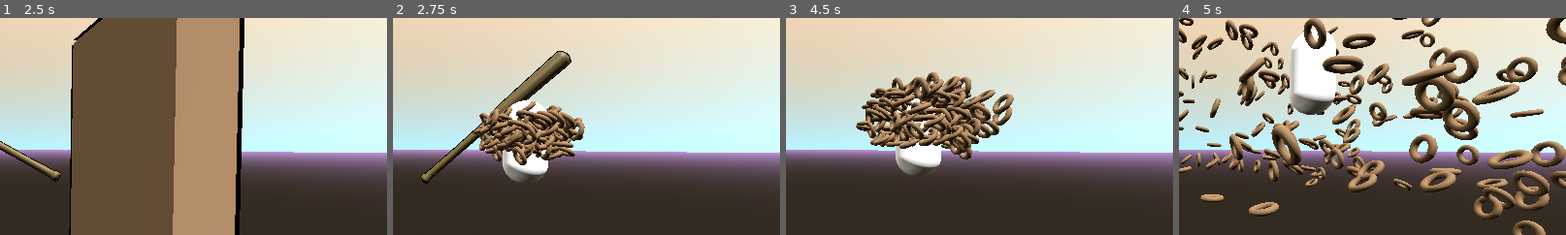
Above: before the commit, frames 1-4 (left to right).
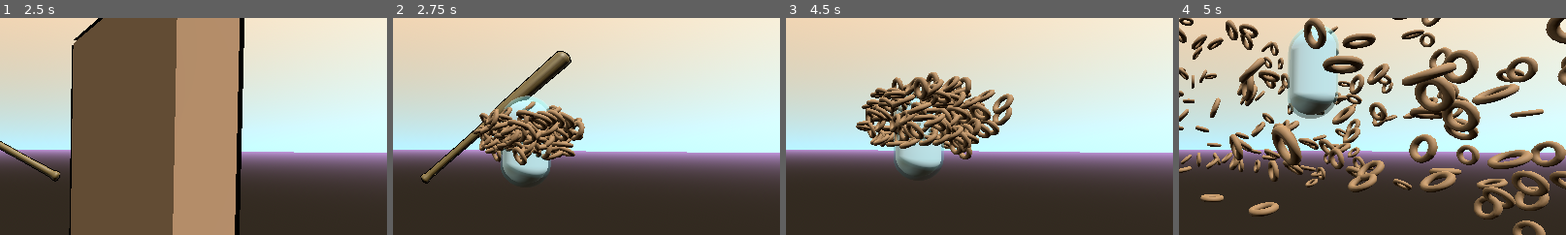
Above: after the commit, the same moments.

Repository: apet2929/NoviceJam2
Game: Godot game, scene res://game.tscn
Two runs of this game, one before a commit and one after it. Both use one fixed random seed, a clock stepped at 60 frames per second and the inputs below.
Inputs:
- Up to frame 1 (2.5 s): click "Skip" at 0.5 s; click "Skip" at 1.25 s; click "Buy" at 2 s
- Up to frame 2 (2.75 s): no input
- Up to frame 3 (4.5 s): click "Next" at 2.75 s; click "Buy" at 3.5 s
- Up to frame 4 (5 s): no input
The pictures show only the part of the screen within x 50-100%, y 19-69%; the shares and areas given below are measured in that part.

Frame 1 is identical in both runs. In frame 2, 1.7% of the frame differs, in the area x 27-41%, y 35-76%; in frame 3, 1.6%; in frame 4, 4.0%, in the area x 28-42%, y 3-47%.

Commit message:
Better rarities

Diff:
--- a/assets/rarities/legendary.tres
+++ b/assets/rarities/legendary.tres
@@ -1,9 +1,6 @@
-[gd_resource type="ShaderMaterial" load_steps=2 format=3 uid="uid://rtucc3yx2phj"]
-
-[ext_resource type="Shader" uid="uid://bkas03p74nld" path="res://assets/rarities/rarity.gdshader" id="1_62gbb"]
+[gd_resource type="StandardMaterial3D" format=3 uid="uid://begxdphgfx6yr"]
 
 [resource]
-render_priority = 0
-shader = ExtResource("1_62gbb")
-shader_parameter/aura_padding = 0.5
-shader_parameter/aura_color = Color(0.528605, 0.379421, 0.190192, 1)
+transparency = 1
+albedo_color = Color(0.543, 0.512, 0.307, 0.619)
+roughness = 0.0
--- a/assets/rarities/rare.tres
+++ b/assets/rarities/rare.tres
@@ -1,9 +1,6 @@
-[gd_resource type="ShaderMaterial" load_steps=2 format=3 uid="uid://criatcvs5kt3d"]
-
-[ext_resource type="Shader" uid="uid://bkas03p74nld" path="res://assets/rarities/rarity.gdshader" id="1_j1b66"]
+[gd_resource type="StandardMaterial3D" format=3 uid="uid://cch26uobmq6y6"]
 
 [resource]
-render_priority = 0
-shader = ExtResource("1_j1b66")
-shader_parameter/aura_padding = 0.365
-shader_parameter/aura_color = Color(0.19505, 0.461893, 0.453515, 1)
+transparency = 1
+albedo_color = Color(0.294, 0.576, 0.61, 0.453)
+roughness = 0.0
--- a/assets/rarities/rarity.gdshader
+++ b/assets/rarities/rarity.gdshader
@@ -33,7 +33,7 @@
 	float grow_amount = sum_of_sines(theta);
 
 
-	VERTEX += (aura_padding + grow_amount) * NORMAL;
+	VERTEX += (aura_padding + grow_amount) * normalize((NORMAL + BINORMAL));
 }
 
 float circle(vec2 uv){
--- a/assets/rarities/uncommon.tres
+++ b/assets/rarities/uncommon.tres
@@ -1,9 +1,6 @@
-[gd_resource type="ShaderMaterial" load_steps=2 format=3 uid="uid://gk5mbn4vmidi"]
-
-[ext_resource type="Shader" uid="uid://bkas03p74nld" path="res://assets/rarities/rarity.gdshader" id="1_o3h82"]
+[gd_resource type="StandardMaterial3D" format=3 uid="uid://culr3i5bmnbeb"]
 
 [resource]
-render_priority = 0
-shader = ExtResource("1_o3h82")
-shader_parameter/aura_padding = 0.235
-shader_parameter/aura_color = Color(0.325447, 0.449223, 0.338101, 1)
+transparency = 1
+albedo_color = Color(0.408, 0.579, 0.377, 0.287)
+roughness = 0.0
--- a/box.gd
+++ b/box.gd
@@ -23,7 +23,6 @@
 func _process(delta: float) -> void:
 	if not mat_loaded:
 		if self.data.material != null:
-			#self.data.material.next_pass =
 			$MeshInstance3D.set_surface_override_material(0,  self.data.material)
 			mat_loaded = true
 			var mat =  $MeshInstance3D/MeshInstance3D.get_surface_override_material(0)
--- a/game.gd
+++ b/game.gd
@@ -62,6 +62,9 @@
 	else:
 		rarity = BoxData.Rarity.COMMON
 
+	rarity = BoxData.Rarity.RARE
+	rarity_mat = load("res://assets/rarities/rare.tres")
+
 	$Toy.visible = true
 	var toy = $CerealBox.data.toys[selected_toy]
 	$Toy.load_toy(toy, rarity_mat)
--- a/toy.gd
+++ b/toy.gd
@@ -1,20 +1,13 @@
 extends Node3D
 
-@onready var base_mat = $MeshInstance3D.get_surface_override_material(0)
 func _ready():
 	$AnimationPlayer.connect("animation_finished", self.spin)
 
 func load_toy(toy: ToyData, rarity_mat: Material):
-	$MeshInstance3D.mesh = toy.mesh
-	if toy.material_override != null:
-		$MeshInstance3D.set_surface_override_material(0, toy.material_override)
-	else:
-		if toy.mesh.surface_get_material(0) != null:
-			$MeshInstance3D.set_surface_override_material(0, toy.mesh.surface_get_material(0))
-		else:
-			$MeshInstance3D.set_surface_override_material(0, base_mat)
-	var mat: BaseMaterial3D = $MeshInstance3D.get_surface_override_material(0)
-	mat.next_pass = rarity_mat
+	$MeshInstance3D/AuraMesh.set_surface_override_material(0, rarity_mat)
+	$MeshInstance3D/MeshInstance3D.mesh = toy.mesh
+	$MeshInstance3D/AuraMesh.mesh = toy.mesh
+
 	$AnimationPlayer.play("spawn")
 
 func spin(_cur_anim):
--- a/toy.tscn
+++ b/toy.tscn
@@ -1,8 +1,12 @@
-[gd_scene load_steps=8 format=3 uid="uid://bl8a8cgvsfq0b"]
+[gd_scene load_steps=9 format=3 uid="uid://bl8a8cgvsfq0b"]
 
 [ext_resource type="Script" uid="uid://lykiv8ylwx1u" path="res://toy.gd" id="1_tvsie"]
 
 [sub_resource type="BoxMesh" id="BoxMesh_fe3bf"]
+
+[sub_resource type="StandardMaterial3D" id="StandardMaterial3D_tvsie"]
+transparency = 1
+albedo_color = Color(0.232, 0.486, 0.424, 0.304)
 
 [sub_resource type="StandardMaterial3D" id="StandardMaterial3D_ljxe0"]
 
@@ -11,22 +15,10 @@
 tracks/0/type = "value"
 tracks/0/imported = false
 tracks/0/enabled = true
-tracks/0/path = NodePath("MeshInstance3D:position")
+tracks/0/path = NodePath("MeshInstance3D:rotation")
 tracks/0/interp = 1
 tracks/0/loop_wrap = true
 tracks/0/keys = {
-"times": PackedFloat32Array(0),
-"transitions": PackedFloat32Array(1),
-"update": 0,
-"values": [Vector3(0, 0, 0)]
-}
-tracks/1/type = "value"
-tracks/1/imported = false
-tracks/1/enabled = true
-tracks/1/path = NodePath("MeshInstance3D:rotation")
-tracks/1/interp = 1
-tracks/1/loop_wrap = true
-tracks/1/keys = {
 "times": PackedFloat32Array(0),
 "transitions": PackedFloat32Array(1),
 "update": 0,
@@ -51,6 +43,7 @@
 
 [sub_resource type="Animation" id="Animation_ljxe0"]
 resource_name = "spin"
+length = 2.0
 loop_mode = 1
 tracks/0/type = "value"
 tracks/0/imported = false
@@ -59,7 +52,7 @@
 tracks/0/interp = 1
 tracks/0/loop_wrap = true
 tracks/0/keys = {
-"times": PackedFloat32Array(0, 1),
+"times": PackedFloat32Array(0, 2),
 "transitions": PackedFloat32Array(1, 1),
 "update": 0,
 "values": [Vector3(0, 0, 0), Vector3(0, 6.28319, 0)]
@@ -75,8 +68,17 @@
 [node name="Toy" type="Node3D"]
 script = ExtResource("1_tvsie")
 
-[node name="MeshInstance3D" type="MeshInstance3D" parent="."]
+[node name="MeshInstance3D" type="Node3D" parent="."]
+
+[node name="AuraMesh" type="MeshInstance3D" parent="MeshInstance3D"]
+transform = Transform3D(1.1, 0, 0, 0, 1.1, 0, 0, 0, 1.1, 0, 0, 0)
 mesh = SubResource("BoxMesh_fe3bf")
+skeleton = NodePath("../..")
+surface_material_override/0 = SubResource("StandardMaterial3D_tvsie")
+
+[node name="MeshInstance3D" type="MeshInstance3D" parent="MeshInstance3D"]
+mesh = SubResource("BoxMesh_fe3bf")
+skeleton = NodePath("../../root/@EditorNode@21272/@Panel@14/@VBoxContainer@15/DockHSplitLeftL/DockHSplitLeftR/DockHSplitMain/@VBoxContainer@26/DockVSplitCenter/@VSplitContainer@54/@VBoxContainer@55/@EditorMainScreen@102/MainScreen/@CanvasItemEditor@11482/@VSplitContainer@11134/@HSplitContainer@11136/@HSplitContainer@11138/@Control@11139/@SubViewportContainer@11140/@SubViewport@11141/Toy")
 surface_material_override/0 = SubResource("StandardMaterial3D_ljxe0")
 
 [node name="AnimationPlayer" type="AnimationPlayer" parent="."]
